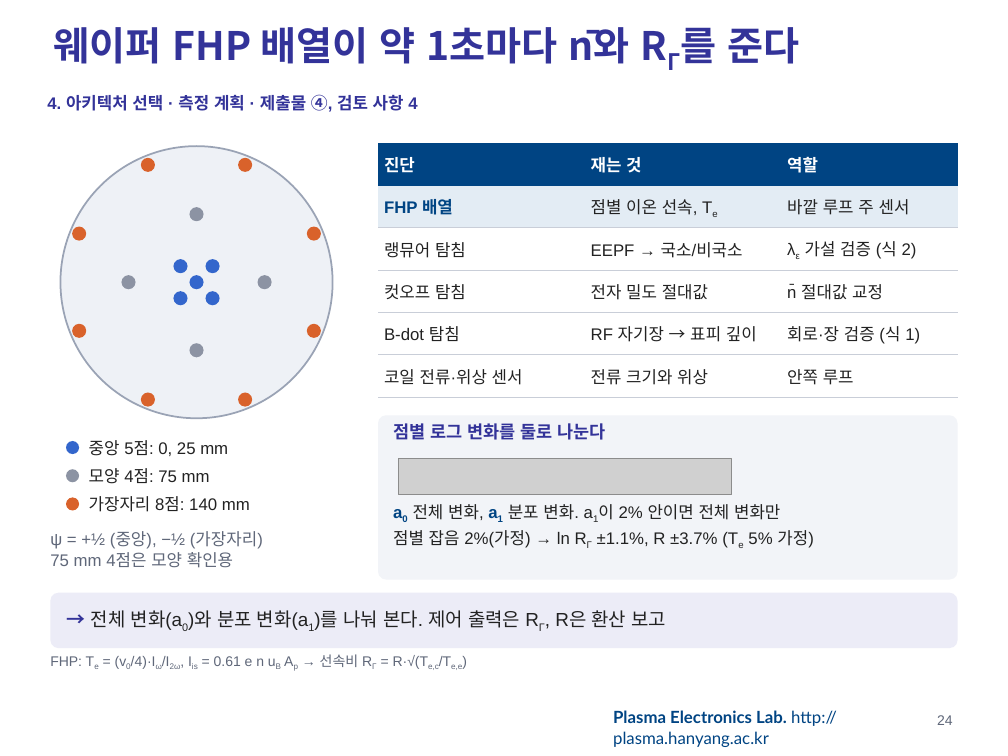
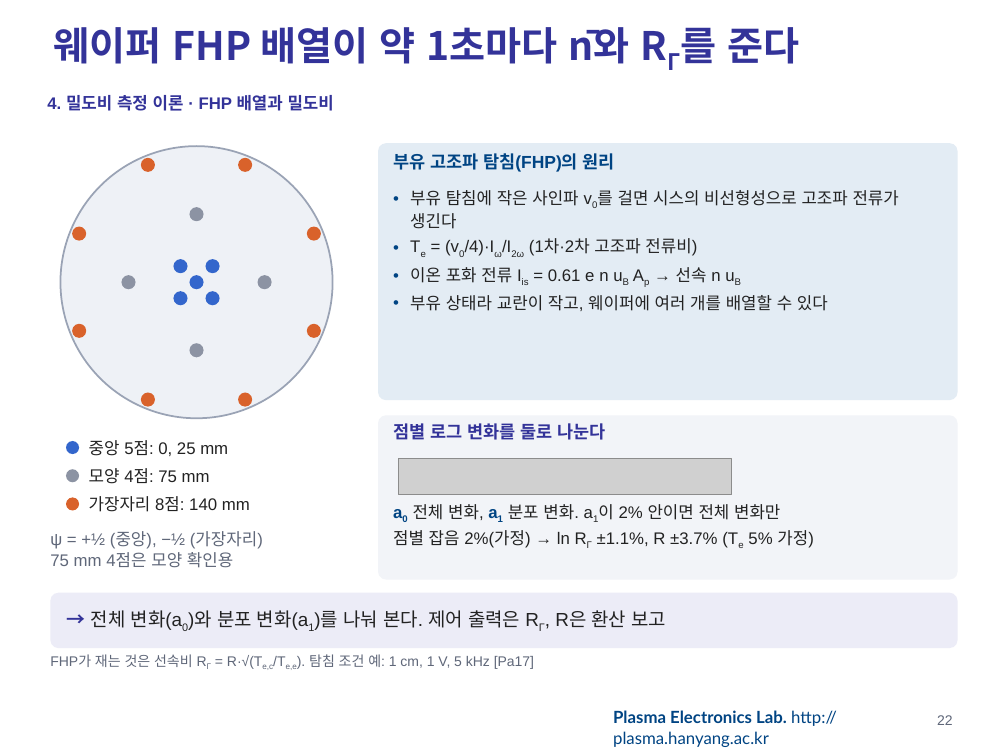
Before and after one commit to garlicjam-pyo/plasma, a slide deck: slide 22 of presentations/1차발표_최종.pptx (slide 24 before the commit). Drawn at 1008x756 pixels with LibreOffice and Linux fonts; fonts in the diff are those of the drawing; grey boxes stand for pictures; background and template pictures are left out. Boxes give left, top, right and bottom in pixels: in the first picture for what was removed or moved away, otherwise in the second. Text is boxed around its words. In the diff, an @@ line names an element or a change of style, - is before the commit and + after.

```diff
--- a/presentations/1차발표_최종.pptx
+++ b/presentations/1차발표_최종.pptx
@@ text at [47,95,334,111]: text changed @@
-4. 아키텍처 선택 · 측정 계획 · 제출물 ④, 검토 사항 4
+4. 밀도비 측정 이론 · FHP 배열과 밀도비
@@ table removed at [378,143,958,397], 6 rows, 3 columns @@
-진단 | 재는 것 | 역할
-FHP 배열 | 점별 이온 선속, Te | 바깥 루프 주 센서
-랭뮤어 탐침 | EEPF → 국소/비국소 | λε 가설 검증 (식 2)
-컷오프 탐침 | 전자 밀도 절대값 | n̄ 절대값 교정
-B-dot 탐침 | RF 자기장 → 표피 깊이 | 회로·장 검증 (식 1)
-코일 전류·위상 센서 | 전류 크기와 위상 | 안쪽 루프
@@ rounded rectangle added at [378,143,958,400], fill #E3ECF4 @@
@@ text added at [393,153,615,172], 12.5 pt, text #004483, bold @@
+부유 고조파 탐침(FHP)의 원리
@@ text added at [410,190,899,311], 12 pt, text #222222 @@
+• 부유 탐침에 작은 사인파 v0를 걸면 시스의 비선형성으로 고조파 전류가 생긴다
+• Te = (v0/4)·Iω/I2ω (1차·2차 고조파 전류비)
+• 이온 포화 전류 Iis = 0.61 e n uB Ap → 선속 n uB
+• 부유 상태라 교란이 작고, 웨이퍼에 여러 개를 배열할 수 있다
@@ text at [50,654,534,670]: text changed @@
-FHP: Te = (v0/4)·Iω/I2ω, Iis = 0.61 e n uB Ap → 선속비 RΓ = R·√(Te,c/Te,e)
+FHP가 재는 것은 선속비 RΓ = R·√(Te,c/Te,e). 탐침 조건 예: 1 cm, 1 V, 5 kHz [Pa17]
@@ page number at [937,715,953,725]: text changed @@
-24
+22
```
Also in this commit, not shown: 32 other slides changed, 7 slides added, 2 slides removed, 8 other files.
